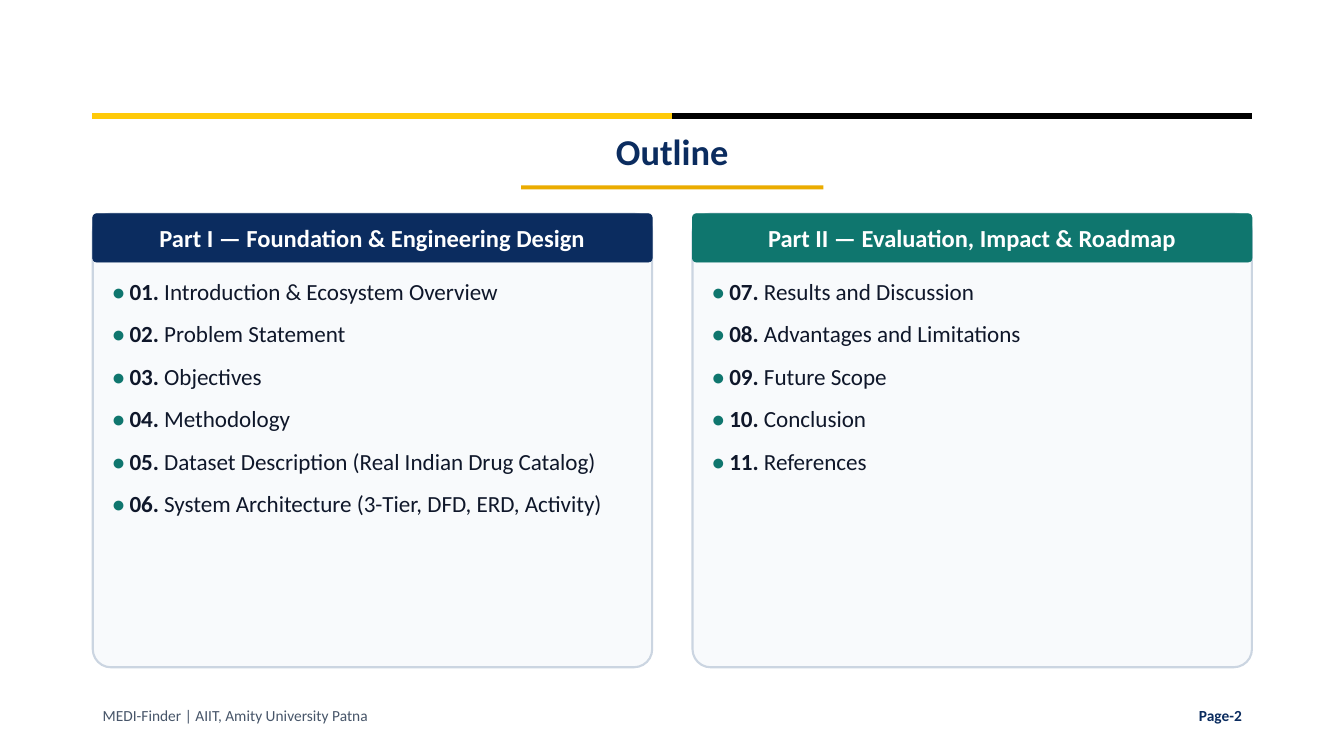
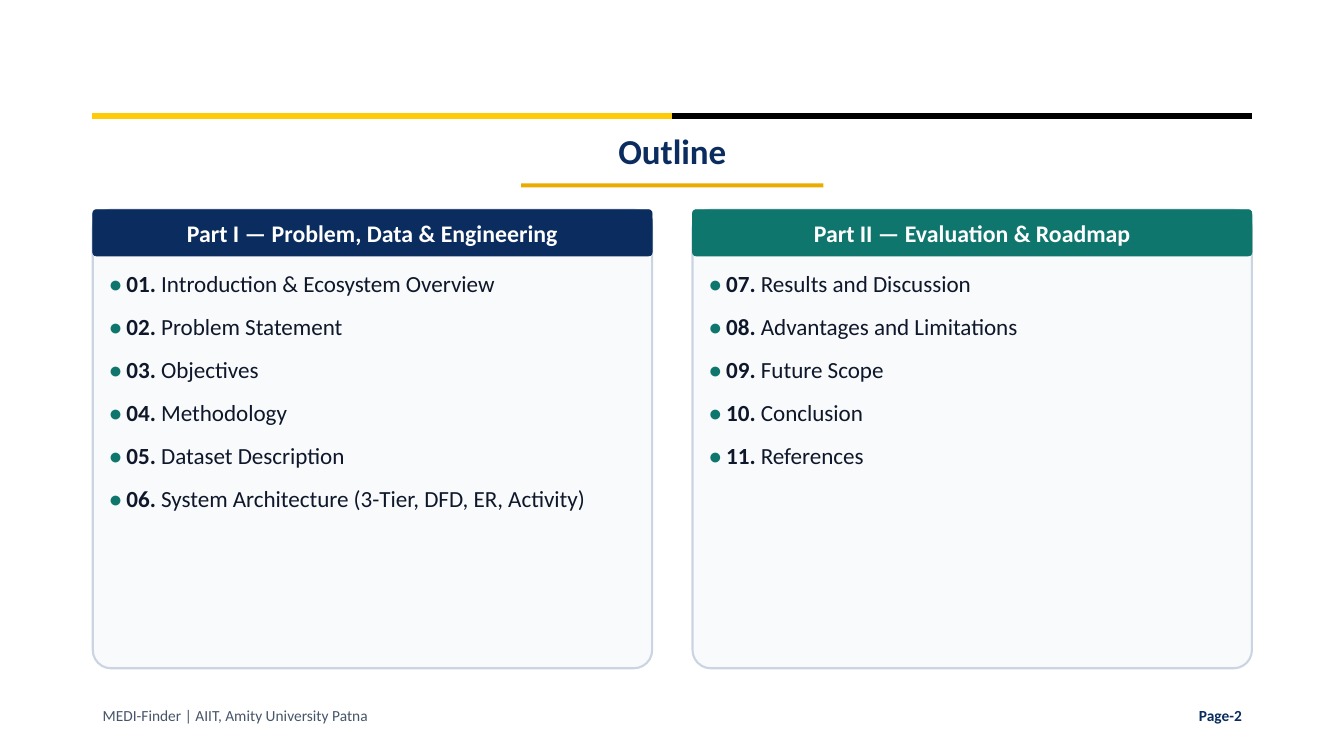
Before and after one commit to krsidhantaryan-ux/MEDI-Finder, a slide deck: slide 2 of MEDI_Finder_Presentation.pptx. Drawn at 1344x756 pixels with LibreOffice and Linux fonts; fonts in the diff are those of the drawing; background and template pictures are left out. Boxes give left, top, right and bottom in pixels: in the first picture for what was removed or moved away, otherwise in the second. Text is boxed around its words. In the diff, an @@ line names an element or a change of style, - is before the commit and + after.

```diff
--- a/MEDI_Finder_Presentation.pptx
+++ b/MEDI_Finder_Presentation.pptx
@@ text "Outline" at box(618, 139, 726, 165): size 26 to 25 pt @@
@@ rounded rectangle "Part I — Problem, Data ...": place and size @@
-rounded rectangle "Part I — Problem, Data ..." at box(93, 214, 652, 262)
+rounded rectangle "Part I — Problem, Data ..." at box(93, 210, 652, 256)
@@ rounded rectangle: place and size @@
-rounded rectangle at box(93, 214, 652, 667)
+rounded rectangle at box(93, 210, 652, 668)
@@ text in rounded rectangle at box(187, 225, 558, 246): text changed; size 17.5 to 17 pt @@
-Part I — Foundation & Engineering Design
+Part I — Problem, Data & Engineering
@@ rounded rectangle "Part II — Evaluation & ...": place and size @@
-rounded rectangle "Part II — Evaluation & ..." at box(693, 214, 1252, 262)
+rounded rectangle "Part II — Evaluation & ..." at box(693, 210, 1252, 256)
@@ rounded rectangle: place and size @@
-rounded rectangle at box(693, 214, 1252, 667)
+rounded rectangle at box(693, 210, 1252, 668)
@@ text in rounded rectangle at box(814, 225, 1130, 246): text changed; size 17.5 to 17 pt @@
-Part II — Evaluation, Impact & Roadmap
+Part II — Evaluation & Roadmap
@@ text "• 07. Results and Discussion" at box(726, 276, 1017, 464): line spacing 1.18 to 1.15; more space between paragraphs @@
@@ text at box(126, 276, 495, 425): line spacing 1.18 to 1.15; more space between paragraphs @@
@@ text at box(126, 448, 585, 511): text changed @@
-• 05. Dataset Description (Real Indian Drug Catalog)
-• 06. System Architecture (3-Tier, DFD, ERD, Activity)
+• 05. Dataset Description
+• 06. System Architecture (3-Tier, DFD, ER, Activity)
```
Also in this commit, not shown: 5 other slides changed, 3 slides added, 11 slides removed.
